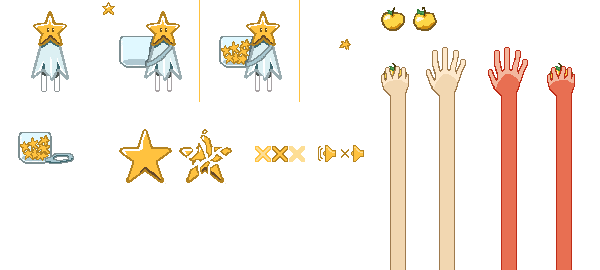
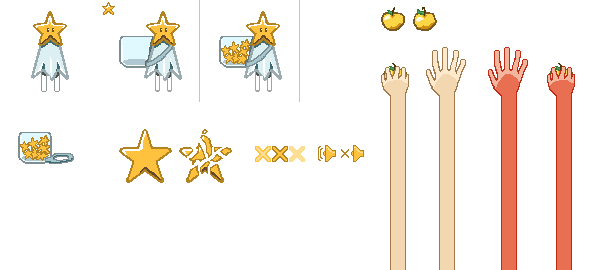
Layer changes from the first 600×270 image to the second:
added group "Draco 1" with 8 layers above "Sound" over [339, 39, 351, 50]
moved "Hand" into group "Draco 1", painted on it over [339, 39, 351, 50]
moved "AppleHand" into group "Draco 1" over [339, 39, 351, 50]
added layer "Paint Layer 15" in group "Draco 1" over [339, 39, 351, 50]
moved "Apple" (2nd of 2, in "Draco 1") into group "Draco 1", painted on it over [339, 39, 351, 50]
renamed "4" to "CharacterStarBucket2", hid the group it (9 layers) over [339, 39, 351, 50]
painted on "Star7" (2nd of 3, in "CharacterStarBucket2") over [339, 39, 351, 50]
